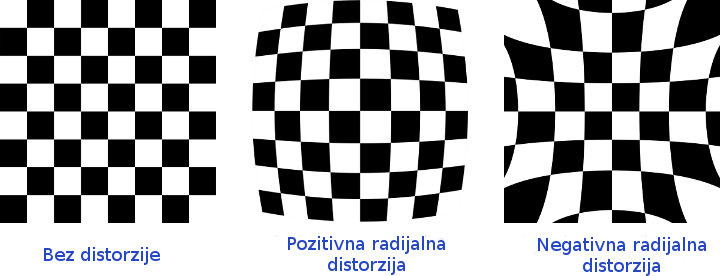
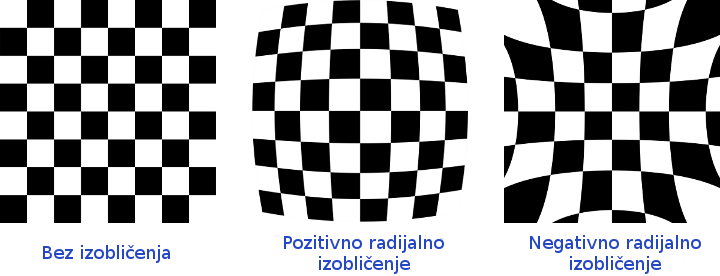
Two versions of the same layered image (720×276). Layer-by-layer changes:
renamed "Bez distorzije" to "Bez izobličenja", painted on it over [43, 245, 170, 265]
renamed "Pozitivna radijalna ..." to "Pozitivno radijalno ...", painted on it over [284, 235, 445, 275]
renamed "Negativna radijalna ..." to "Negativno radijalno ...", painted on it over [530, 235, 706, 276]
